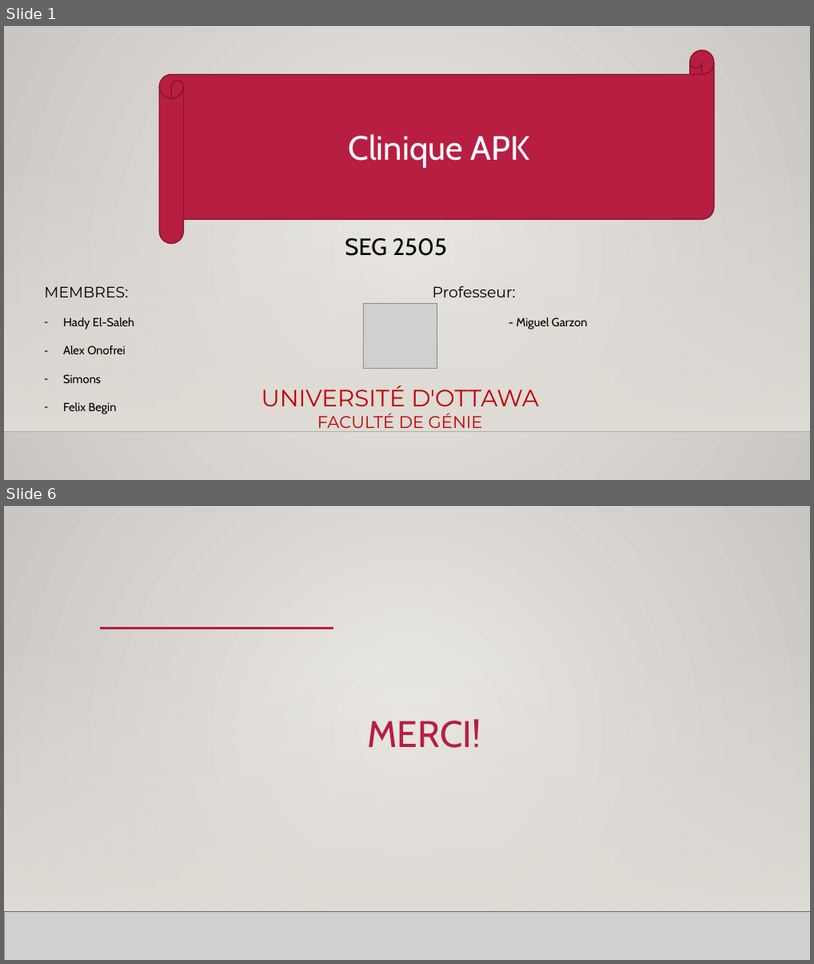
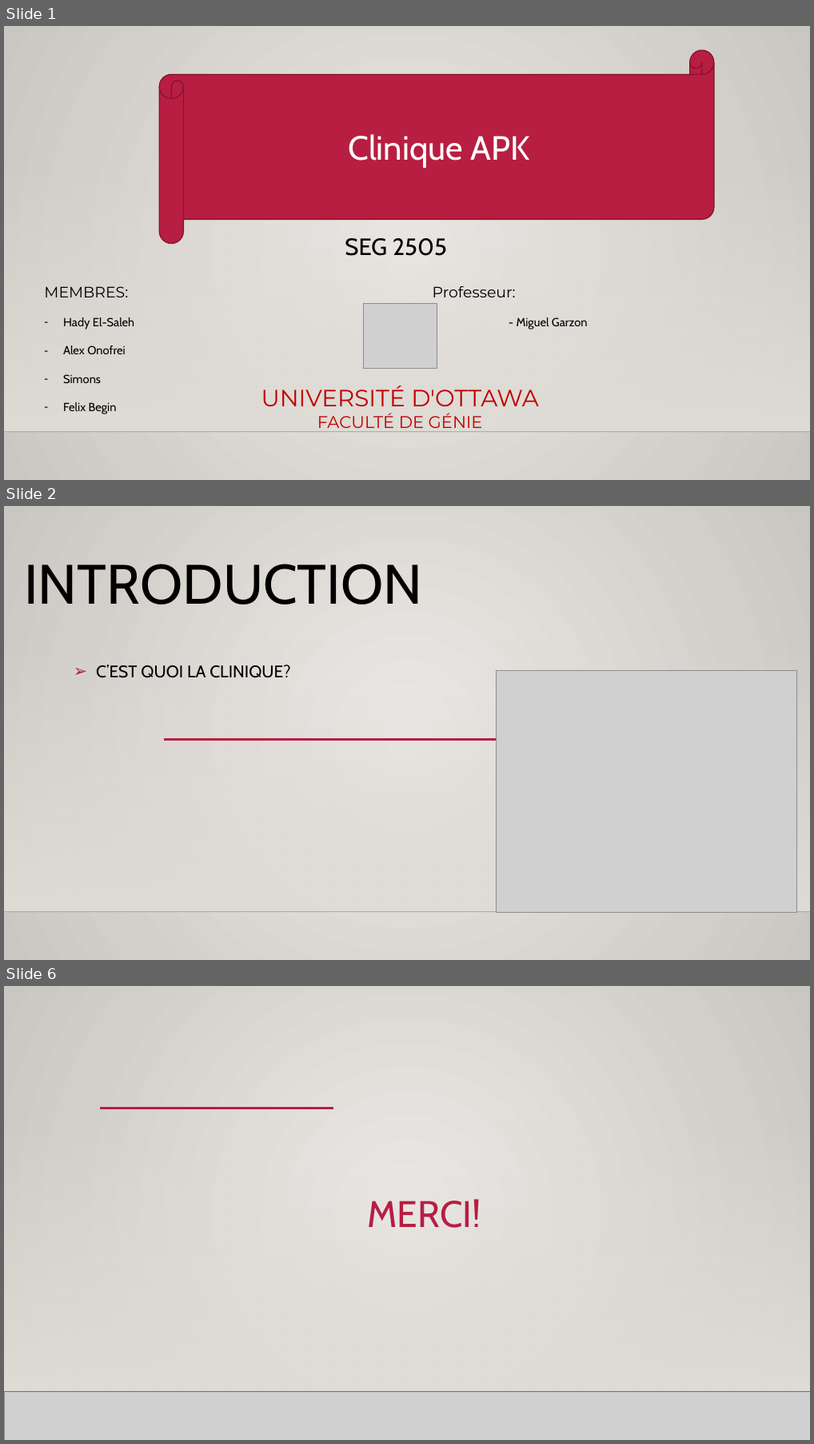
Before and after one commit to SEG2105-uottawa/seg2505-projet-equipe-a19-18, a slide deck: SEG 2505 Presentation.pptx. Shown one above the other, each under a label of ours: slides 1 and 6 before the commit, slides 1, 2 and 6 after it; the slides between them are not shown. The pictures are 814x964 and 814x1444 pixels, drawn with LibreOffice and Linux fonts; fonts in the diff are those of the drawing; grey boxes stand for pictures; background and template pictures are left out. Boxes give left, top, right and bottom in pixels: in the first picture for what was removed or moved away, otherwise in the second. Text is boxed around its words. In the diff, an @@ line names an element or a change of style, - is before the commit and + after.

```diff
--- a/SEG 2505 Presentation.pptx
+++ b/SEG 2505 Presentation.pptx
@@ slide 2 added at box(4, 506, 810, 960), background gradient #ECEAE7 to #CAC7C1; not listed: 2 template elements that a slide beside it also shows @@
@@ title added at box(24, 564, 422, 604), 66 pt, text #000000 @@
+INTRODUCTION
@@ subtitle added at box(96, 664, 290, 678), 20 pt, text #000000 @@
+➢ C’EST QUOI LA CLINIQUE?
@@ picture added at box(497, 671, 797, 912) @@
@@ line added from (164, 740) to (735, 740), #B71E42 2.5 pt @@
```
Also in this commit, not shown: 3 slides changed, 1 slide removed, 1 other file.
